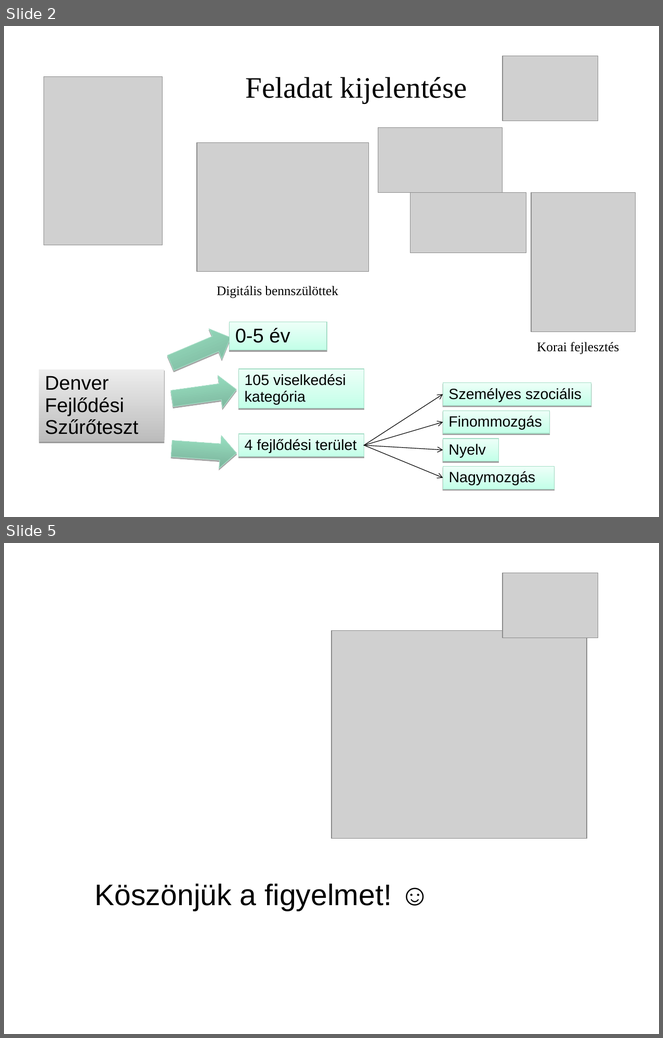
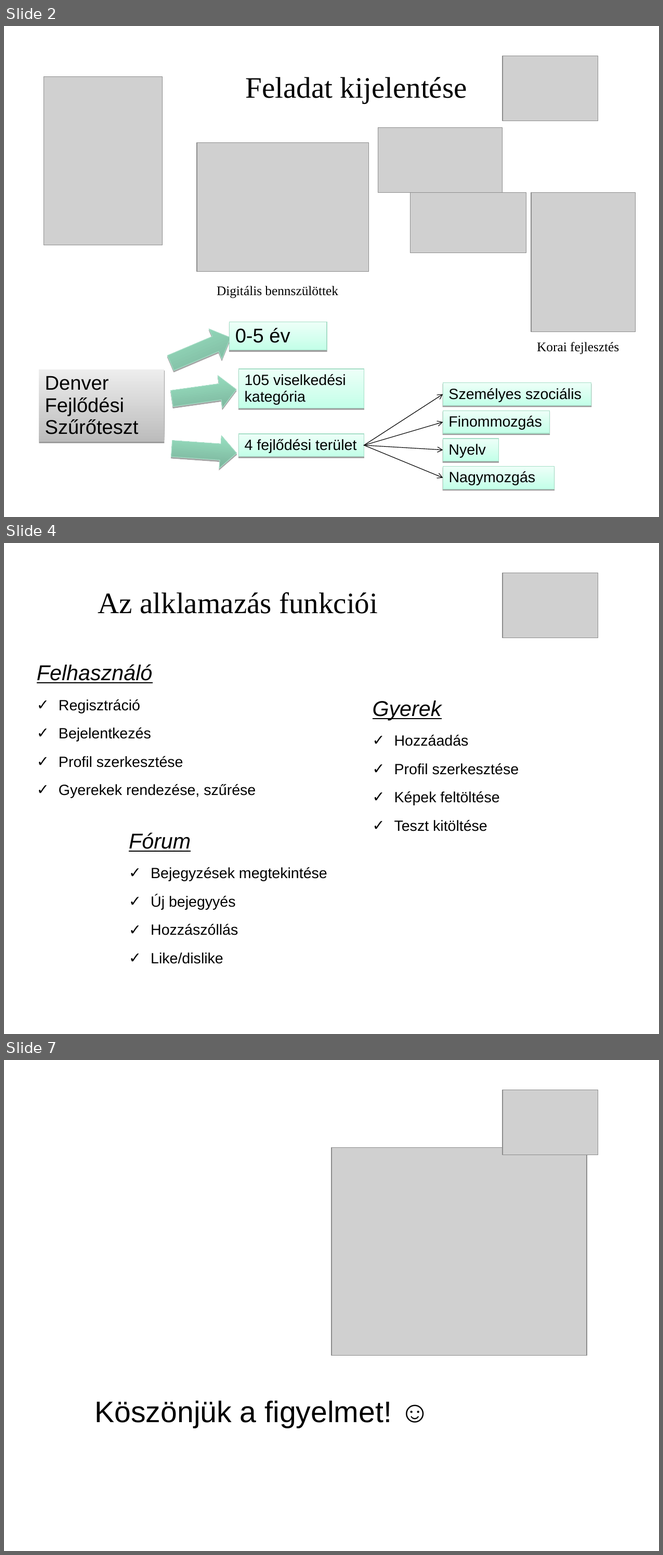
Before and after one commit to necrology27/babybook, a slide deck: prezentation/LeadingSoft_projekt.ppt. Shown one above the other, each under a label of ours: slides 2 and 5 before the commit, slides 2, 4 and 7 after it; the slides between them are not shown. The pictures are 663x1038 and 663x1555 pixels, drawn with LibreOffice and Linux fonts; fonts in the diff are those of the drawing; grey boxes stand for pictures; background and template pictures are left out. Boxes give left, top, right and bottom in pixels: in the first picture for what was removed or moved away, otherwise in the second. Text is boxed around its words. In the diff, an @@ line names an element or a change of style, - is before the commit and + after.

```diff
--- a/prezentation/LeadingSoft_projekt.ppt
+++ b/prezentation/LeadingSoft_projekt.ppt
@@ slide 4 added at [4,543,659,1034], background picture (left out) @@
@@ picture added at [503,573,598,638] @@
@@ text added at [98,592,378,614], 36 pt, text #000000 @@
+Az alklamazás funkciói
@@ text added at [37,664,256,798], 18 pt, text #000000 @@
+Felhasználó
+✓ Regisztráció
+✓ Bejelentkezés
+✓ Profil szerkesztése
+✓ Gyerekek rendezése, szűrése
@@ text added at [373,701,519,832], 18 pt, text #000000 @@
+Gyerek
+✓ Hozzáadás
+✓ Profil szerkesztése
+✓ Képek feltöltése
+✓ Teszt kitöltése
@@ text added at [129,833,327,964], 18 pt, text #000000 @@
+Fórum
+✓ Bejegyzések megtekintése
+✓ Új bejegyyés
+✓ Hozzászóllás
+✓ Like/dislike
@@ what was slide 5 is now slide 7 @@
```
Also in this commit, not shown: 3 slides changed, 1 other slide added, 16 other files.
